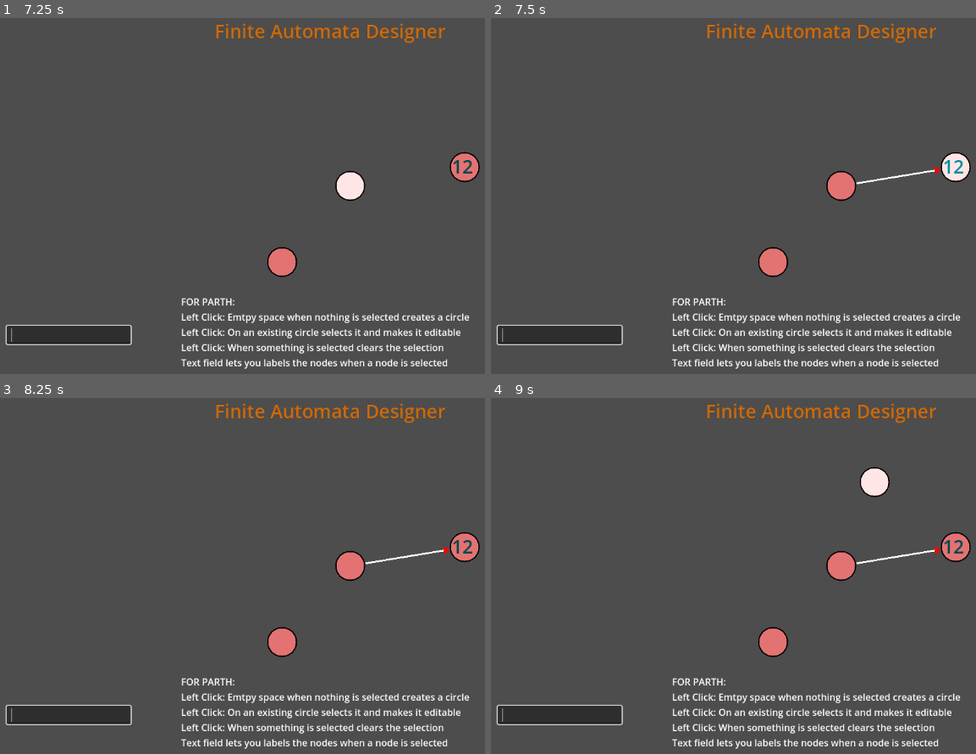
Above: before the commit, frames 1-4 (two rows, left to right).
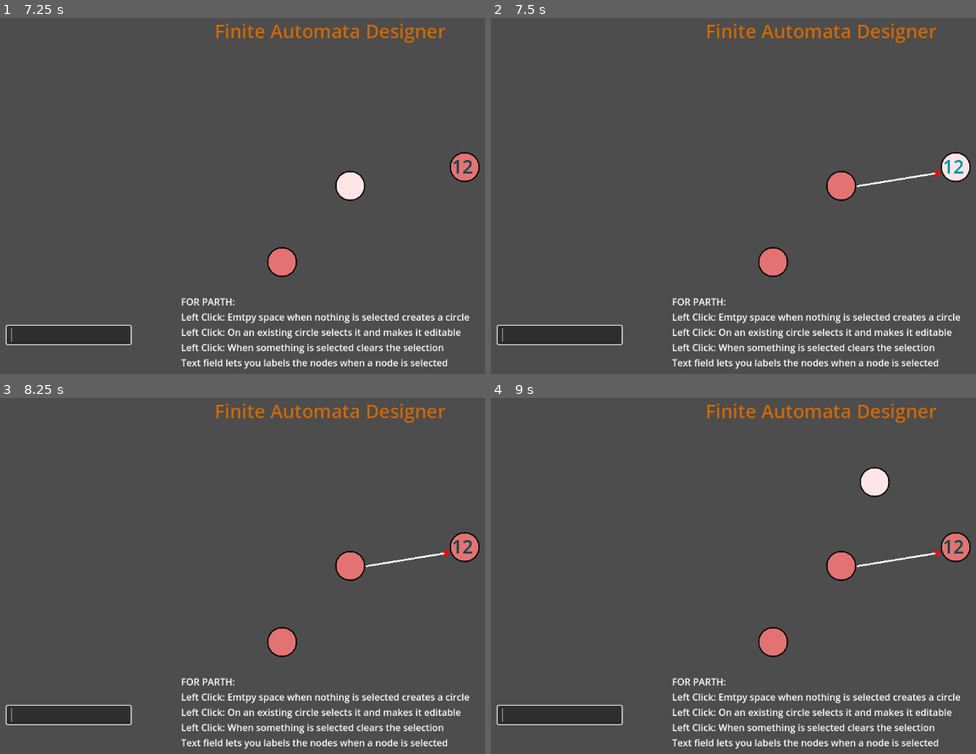
Above: after the commit, the same moments.

Repository: ParthP22/FiniteAutomataDesigner
Game: Godot game, scene res://main.tscn
Same seed, same stepped clock (60 frames per second), same inputs: the game is played once before the commit and once after it.
Inputs (mouse positions are in pixels of both pictures, inside the frame that each line leads up to):
- Up to frame 1 (7.25 s): click (67, 334) at 0.52 s; type "12" at 0.6 s; tap Enter at 1.25, 2.75, 4.25 s; move the mouse to (465, 167) at 1.27 s; press the mouse at (465, 167) at 1.28 s; release the mouse at (465, 167) at 2 s; tap Space at 2, 3.5, 5 s; drag from (465, 167) to (281, 260) at 2.02 s; move the mouse to (383, 103) at 2.77 s; hold Shift (shift_right_click) 2.78-3.5 s; click (383, 103) at 2.92 s; drag from (281, 260) to (111, 128) at 3.52 s; drag from (281, 263) to (465, 167) at 4.27 s; drag from (111, 128) to (213, 89) at 5.02 s; move the mouse to (349, 185) at 5.77 s; press the mouse at (349, 185) at 5.78 s; release the mouse at (349, 185) at 6.5 s; drag from (349, 185) to (179, 203) at 6.52 s
- Up to frame 2 (7.5 s): move the mouse to (956, 167) at 7.27 s; hold Shift (shift_right_click) from 7.28 s (still down); click (956, 167) at 7.42 s
- Up to frame 3 (8.25 s): release Shift (shift_right_click) at 8 s; drag from (179, 583) to (465, 547) at 8.02 s
- Up to frame 4 (9 s): move the mouse to (874, 483) at 8.77 s; hold Right mouse button (right_click) from 8.78 s (still down); click (874, 483) at 8.92 s

Frame 1 is identical in both runs. In frame 2, 0.2% of the frame differs, in the area x 75-93%, y 41-48%; in frame 3, 0.2%; in frame 4, 0.2%.
Error in both runs: Invalid access to property or key 'global_position' on a base object of type 'Nil'. (res://main.gd:25)

Commit message:
Arrow offset when states point at one another

Diff:
--- a/finite-automata-designer/arrow.gd
+++ b/finite-automata-designer/arrow.gd
@@ -9,6 +9,7 @@
 
 var semi_circle_points = Curve2D.new()
 var line_curve = Line2D.new()
+var offset: float = 5
 
 func _ready():
 	# Arrow to another node
@@ -41,6 +42,7 @@
 	var start_pos = start_node.global_position
 	var end_pos = end_node.global_position
 	var distance = start_pos.distance_to(end_pos)
+
 	# Offset start and end positions to prevent overlap with circles
 	var t1 = node_rad / distance
 	var t2 = node_rad / distance
@@ -50,21 +52,27 @@
 	var x2 = (1 - t2) * end_pos.x + t2 * start_pos.x
 	var y2 = (1 - t2) * end_pos.y + t2 * start_pos.y
 
+	# Non overlapping stand and end points
 	var adjusted_start = Vector2(x1, y1)
 	var adjusted_end = Vector2(x2, y2)
 
-	# Find a point 5 pixels away from the adjusted end point
+	# Compute direction and perpendicular direction
+	var direction = (adjusted_end - adjusted_start).normalized()
+	var perp_direction = Vector2(-direction.y, direction.x) * offset
+
+	# Apply perpendicular offset to shift the entire arrow
+	adjusted_start += perp_direction
+	adjusted_end += perp_direction
+
+	# Find a point slightly before the end for the arrowhead
 	var t3 = 10 / adjusted_start.distance_to(adjusted_end)
-	var x3 = (1 - t3) * x2 + t3 * x1
-	var y3 = (1 - t3) * y2 + t3 * y1
+	var x3 = (1 - t3) * adjusted_end.x + t3 * adjusted_start.x
+	var y3 = (1 - t3) * adjusted_end.y + t3 * adjusted_start.y
 	var arrow_tip = Vector2(x3, y3)
 
-	# Find perpendicular direction for arrowhead
-	var direction = (adjusted_end - adjusted_start).normalized()
-	var perp_direction = Vector2(-direction.y, direction.x) * 7
-
-	var perp_start = arrow_tip - perp_direction
-	var perp_end = arrow_tip + perp_direction
+	# Find perpendicular points for arrowhead
+	var perp_start = arrow_tip - perp_direction.normalized() * 7
+	var perp_end = arrow_tip + perp_direction.normalized() * 7
 
 	# Update shaft (main line)
 	arrow_shaft.points = [adjusted_start, arrow_tip]
--- a/finite-automata-designer/fa_node.gd
+++ b/finite-automata-designer/fa_node.gd
@@ -44,7 +44,9 @@
 func draw_arrow(other_node: Object, arrow_node: Object) -> Object:
 	if _going_to.has(other_node) and _incoming.has(other_node):
 		print(self.name, " and ", other_node.name, " point to each other (double arrow detection)")
-		print("also not redrawing")
+		print("also not redrawing HOWEVER adjusting offsets")
+		#_going_to[other_node].offset = 10
+		#_incoming[other_node].offset = -10
 		return null
 	elif _going_to.has(other_node):
 		print(self.name, " points to", other_node.name, " already, not redrawing")
